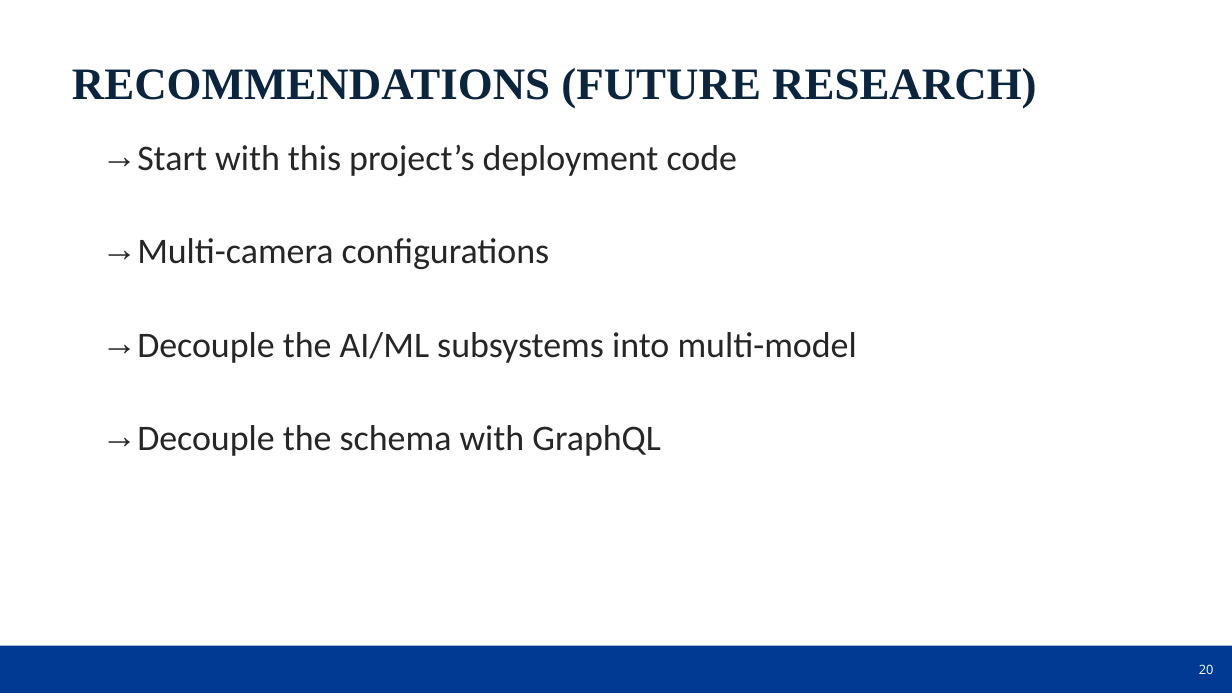
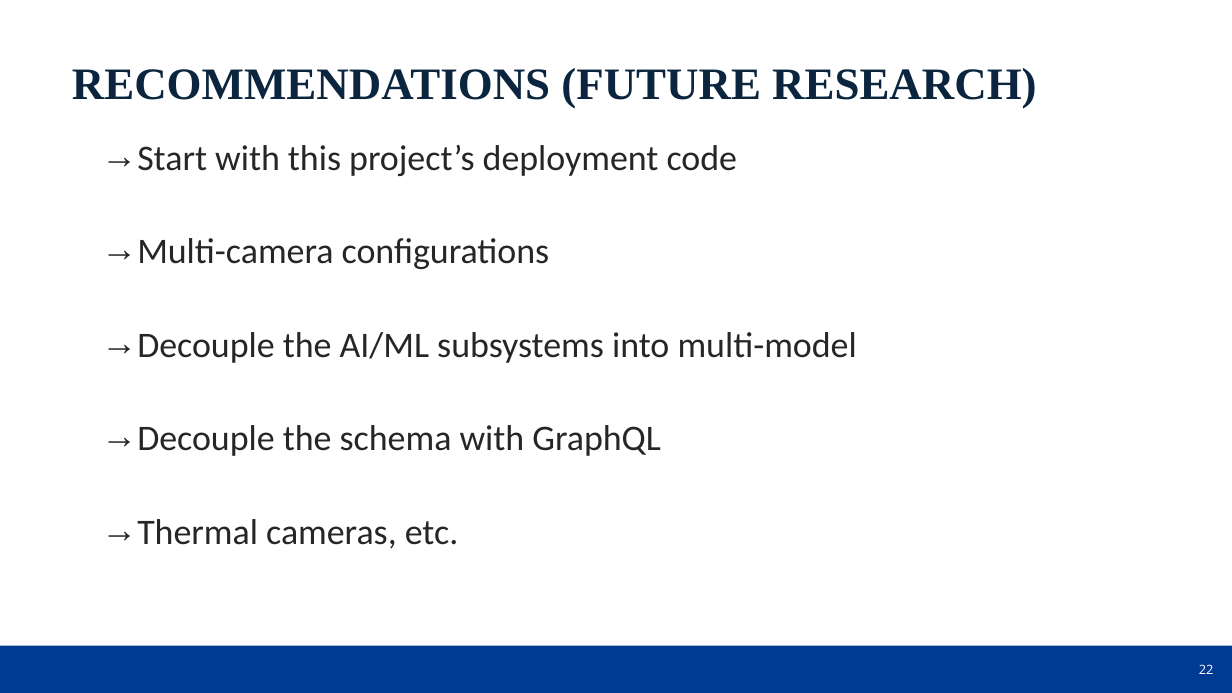
Before and after one commit to dr-natetorious/Dissertation, a slide deck: slide 22 of OralDefenseDeck.pptx (slide 20 before the commit). Drawn at 1232x693 pixels with LibreOffice and Linux fonts; fonts in the diff are those of the drawing; background and template pictures are left out. Boxes give left, top, right and bottom in pixels: in the first picture for what was removed or moved away, otherwise in the second. Text is boxed around its words. In the diff, an @@ line names an element or a change of style, - is before the commit and + after.

```diff
--- a/OralDefenseDeck.pptx
+++ b/OralDefenseDeck.pptx
@@ text at (137, 519, 458, 549): paragraph added @@
+  → Thermal cameras, etc.
@@ page number at (1199, 664, 1214, 674): text changed @@
-20
+22
```
Also in this commit, not shown: 1 other slide changed, 2 slides added.
